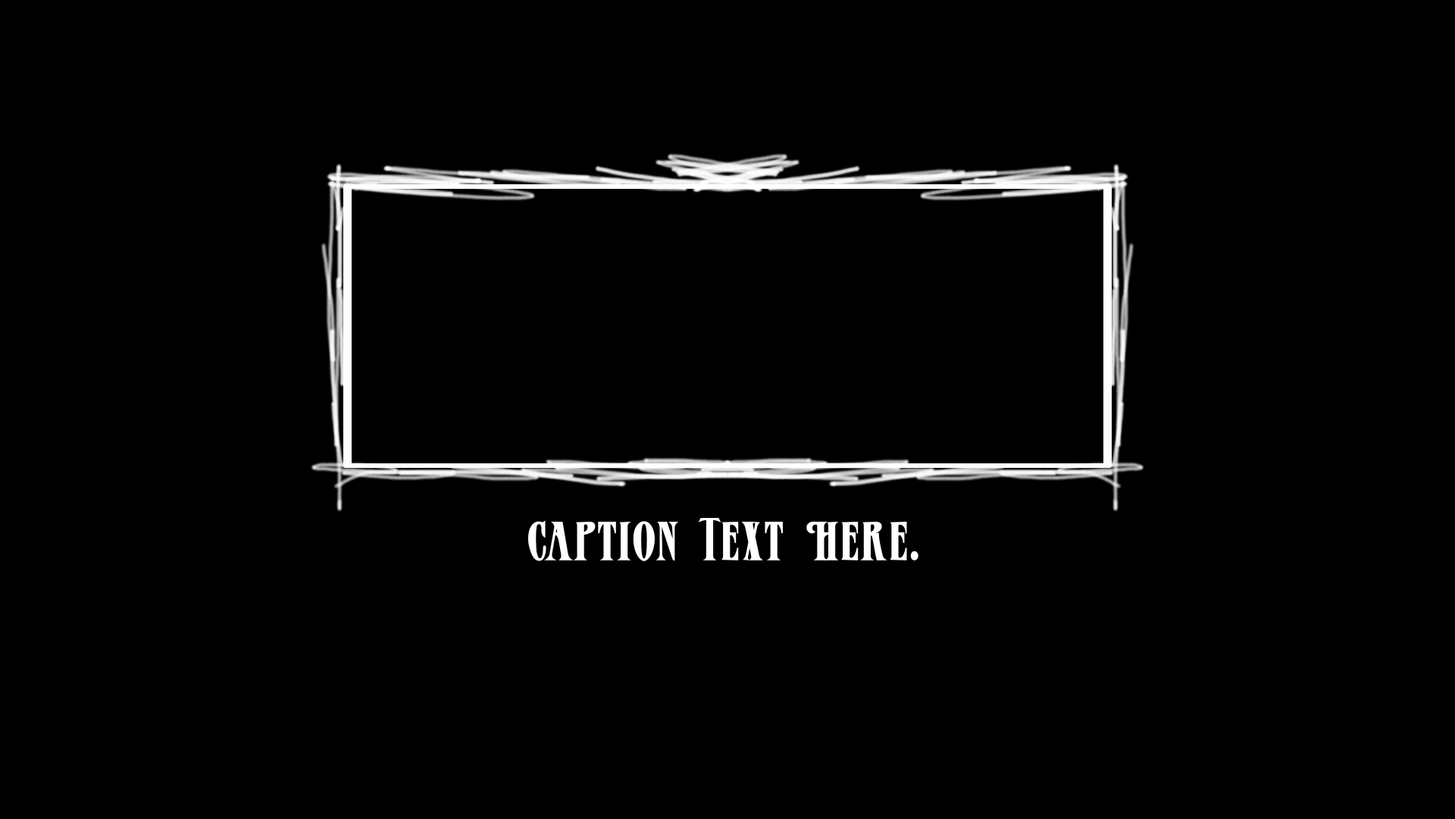
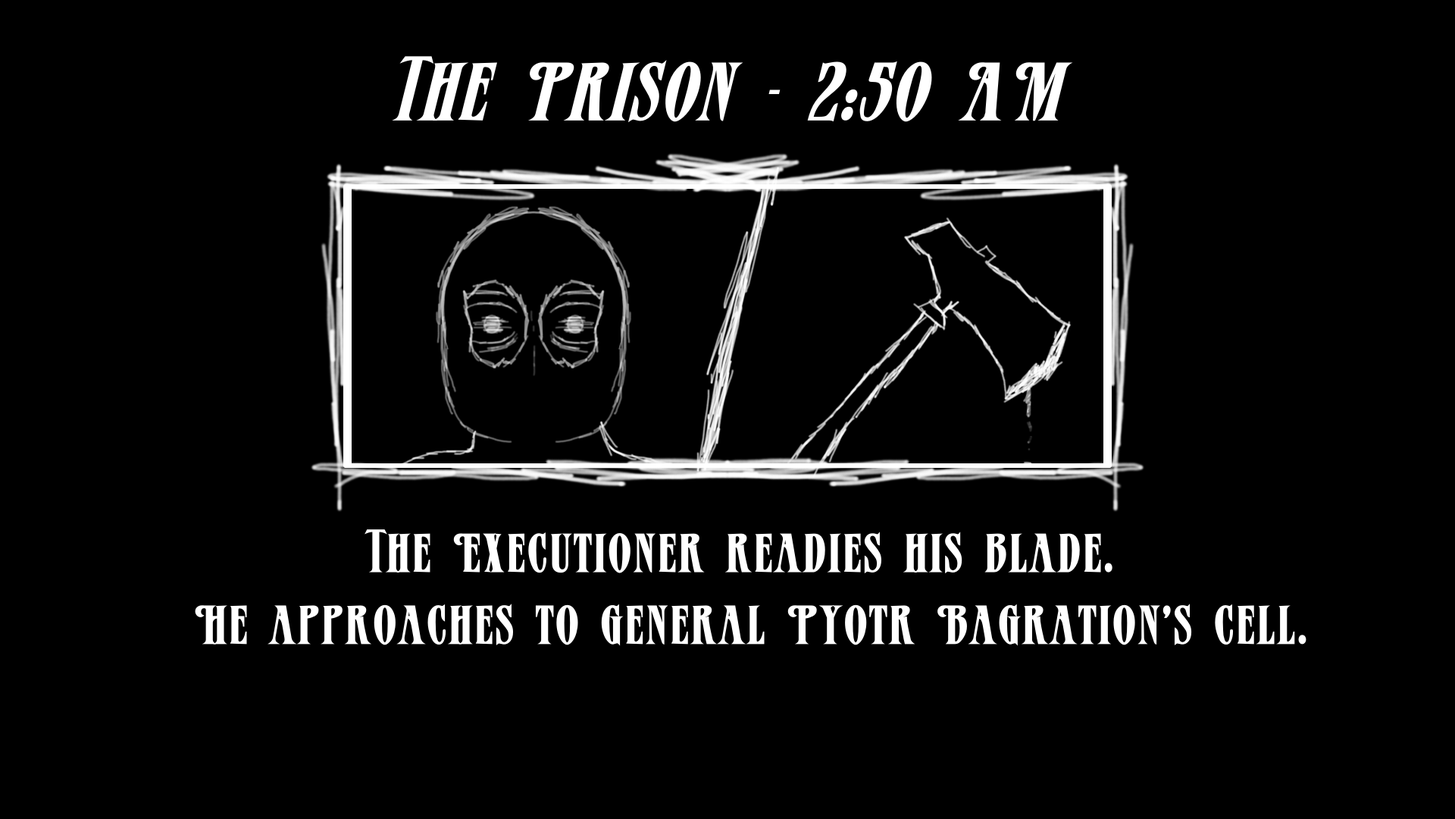
Before/after of a 1455x819 layered artwork. What changed in the layer stack:
added layer "Paint Layer 5" above "Paint Layer 3" over [786, 216, 1072, 478]
added layer "Paint Layer 3" above "Paint Layer 2" over [400, 205, 674, 464]
painted on "Paint Layer 2" over [364, 165, 1102, 534]
painted on "Background" over [194, 56, 1307, 646]
